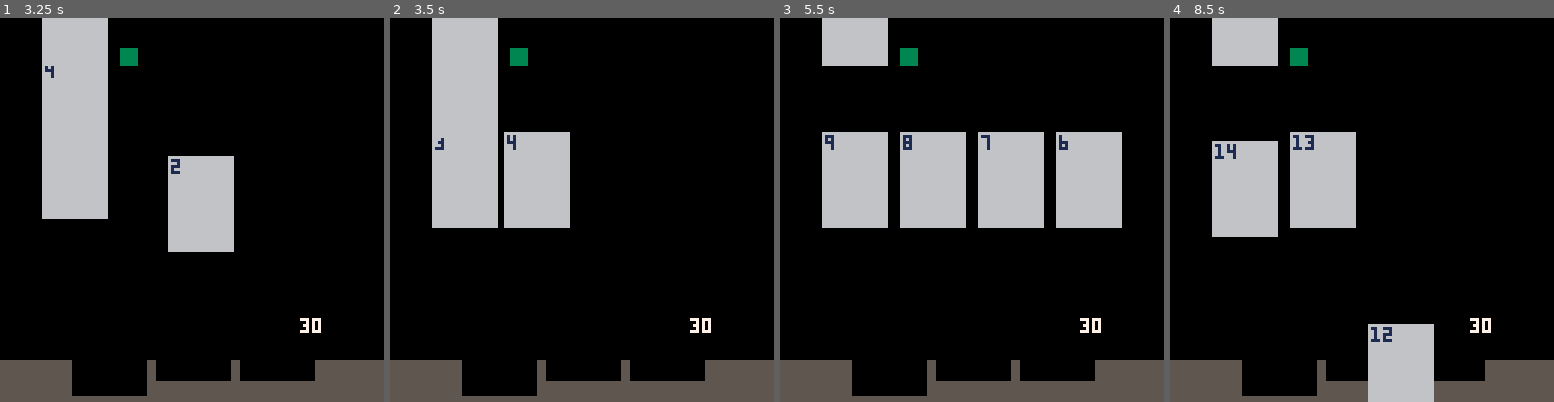
Above: before the commit, frames 1-4 (left to right).
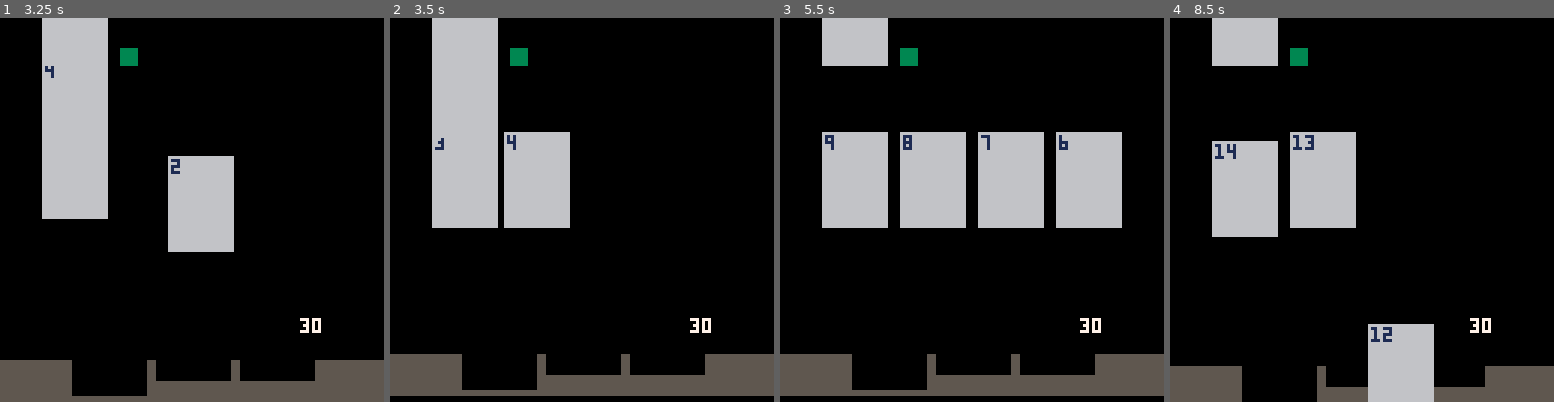
Above: after the commit, the same moments.

Repository: shen-sat/scoundrel-2026
Game: PICO-8 cartridge game.p8
Two runs of this game, one before a commit and one after it. Both use one fixed random seed, a clock stepped at 60 frames per second and the inputs below.
Inputs:
- Up to frame 1 (3.25 s): hold Right 1.6-2.1 s; hold Up 2.15-2.42 s; hold Right 2.47-3.03 s; hold Left from 3.08 s (still down)
- Up to frame 2 (3.5 s): keep holding Left
- Up to frame 3 (5.5 s): release Left at 3.58 s; hold Down 3.63-3.97 s; hold Right 4.02-4.68 s; hold Up 4.73-5.03 s; hold Left from 5.08 s (still down)
- Up to frame 4 (8.5 s): release Left at 5.68 s; hold Down 5.73-6.03 s; hold Right 6.08-6.58 s; hold Right 6.63-7.13 s; hold Up 7.18-7.45 s; hold Right 7.5-8.07 s; hold Left from 8.12 s (still down)

Frame 1 is identical in both runs. In frame 2, 3.1% of the frame differs, in the area x 0-100%, y 87-100%; in frame 3, 3.1%; in frame 4, 1.3%.

Commit message:
Add wall hurt move state

Diff:
--- /dev/null
+++ b/config.lua
@@ -0,0 +1 @@
+wall_start_x, wall_start_y = 0, 114
--- a/game.p8
+++ b/game.p8
@@ -3,6 +3,7 @@
 __lua__
 
 function _init()
+  #include config.lua
   #include shared.lua
 
   #include init_row.lua
--- a/init_card_move_states.lua
+++ b/init_card_move_states.lua
@@ -94,11 +94,13 @@
     end,
     function(target)
       local slot = row:card_slot(target)
-      target.y = slot.y + 14
+      target.y = slot.y + 20
+      -- TODO: set ANIM of wall to hurt
     end,
     function(target)
       local slot = row:card_slot(target)
-      target.y = slot.y + 16
+      target.y = slot.y + 22
+      wall:set_move_state('hurt')
     end,
     function(target)
       local slot = row:card_slot(target)
--- a/init_wall.lua
+++ b/init_wall.lua
@@ -1,5 +1,5 @@
 function init_wall(anim_states, move_states)
-  local wall = init_entity(0, 114, anim_states, 'idle', move_states, 'idle')
+  local wall = init_entity(wall_start_x, wall_start_y, anim_states, 'idle', move_states, 'idle')
   wall.width = 128
   wall.height = 14
 
@@ -8,13 +8,12 @@
   end
 
   wall.draw = function(self)
-    -- Draw main wall
     rectfill(self.x, self.y, self.x + self.width - 1, self.y + self.height - 1, 5) -- grey
-    -- Draw gaps (black rects)
-    rectfill(24, 114, 48, 125, 0)
-    rectfill(52, 114, 76, 120, 0)
-    rectfill(80, 114, 104, 120, 0)
-    -- Call anim state frame
+    -- gaps
+    rectfill(self.x + 24, self.y, self.x + 48, self.y + 11, 0)
+    rectfill(self.x + 52, self.y, self.x + 76, self.y + 6, 0)
+    rectfill(self.x + 80, self.y, self.x + 104, self.y + 6, 0)
+
     self:draw_anim_state()
   end
 
--- a/init_wall_move_states.lua
+++ b/init_wall_move_states.lua
@@ -6,5 +6,23 @@
     end
   }
   wall_move_states['idle'] = create_state(wall_idle_frames, 10, true)
+
+  local wall_hurt_frames = {
+    function(target)
+      wall.y = wall_start_y + 2
+    end,
+    function(target)
+      wall.y = wall_start_y - 2
+    end,
+    function(target)
+      wall.y = wall_start_y + 1
+    end,
+    function(target)
+      wall.y = wall_start_y
+    end,
+  }
+  wall_move_states['hurt'] = create_state(wall_hurt_frames, 2, false, 'idle')
+
+
   return wall_move_states
 end
